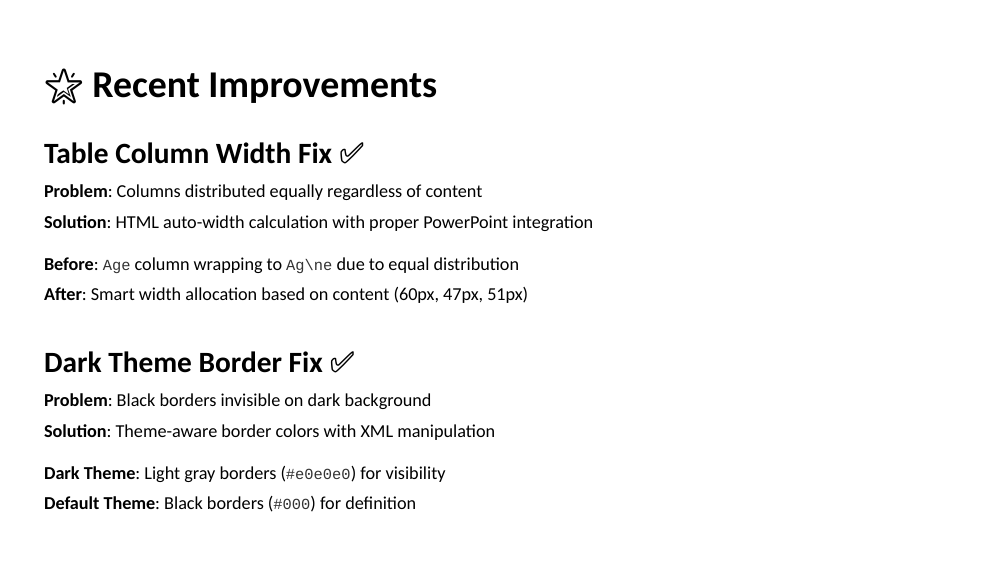
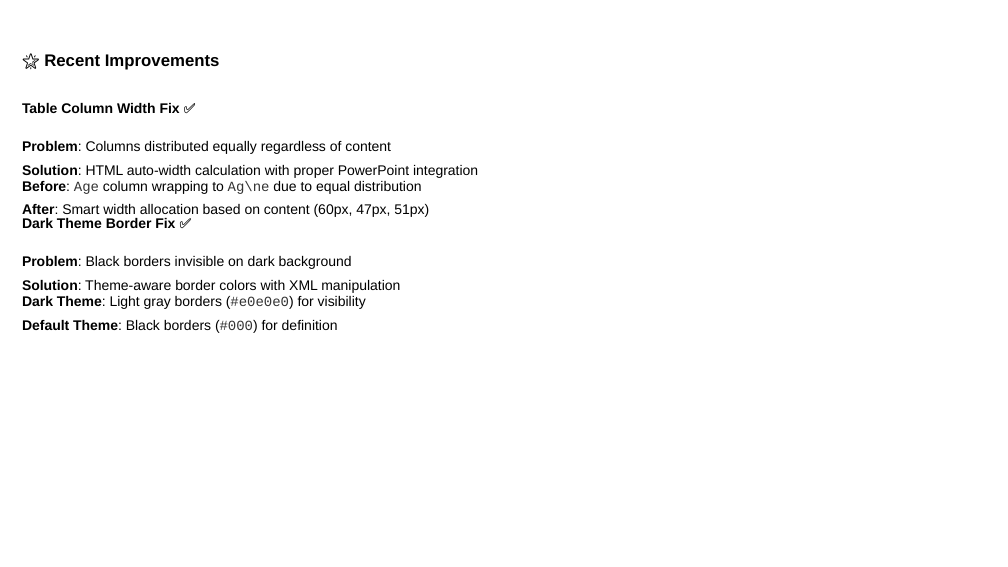
Before and after one commit to louisazhou/slidegenerator, a slide deck: slide 11 of output/comprehensive_demo_default.pptx (slide 17 before the commit). Drawn at 1008x567 pixels with LibreOffice and Linux fonts; fonts in the diff are those of the drawing. Boxes give left, top, right and bottom in pixels: in the first picture for what was removed or moved away, otherwise in the second. Text is boxed around its words. In the diff, an @@ line names an element or a change of style, - is before the commit and + after.

```diff
--- a/output/comprehensive_demo_default.pptx
+++ b/output/comprehensive_demo_default.pptx
@@ text "🌟 Recent Improvements": place and size @@
-text "🌟 Recent Improvements" at [92, 72, 437, 103]
+text "🌟 Recent Improvements" at [44, 54, 220, 70]
@@ text "🌟 Recent Improvements" at [44, 54, 220, 70]: size 27 to 12 pt, font Calibri to Arial; more space between paragraphs @@
@@ text "Table Column Width Fix ✅": place and size @@
-text "Table Column Width Fix ✅" at [44, 142, 332, 164]
+text "Table Column Width Fix ✅" at [22, 103, 180, 113]
@@ text "Table Column Width Fix ✅" at [22, 103, 180, 113]: size 21 to 10 pt, font Calibri to Arial; more space between paragraphs @@
@@ text "Problem: Columns distributed equally regardless ...": place and size @@
-text "Problem: Columns distributed equally regardless ..." at [44, 184, 593, 231]
+text "Problem: Columns distributed equally regardless ..." at [22, 141, 478, 178]
@@ text "Problem: Columns distributed equally regardless ..." at [22, 141, 478, 178]: size 13 to 10 pt, font Calibri to Arial @@
@@ text "Before: Age column wrapping to ...": place and size @@
-text "Before: Age column wrapping to ..." at [44, 257, 528, 303]
+text "Before: Age column wrapping to ..." at [22, 181, 429, 217]
@@ text "Before: Age column wrapping to ..." at [22, 181, 429, 217]: size 13 to 10 pt, font Calibri to Arial; size 11 to 10 pt in "Age Ag\ne" @@
@@ text "Dark Theme Border Fix ✅" at [22, 218, 175, 228]: size 21 to 10 pt, font Calibri to Arial; more space between paragraphs @@
@@ text "Dark Theme Border Fix ✅": place and size @@
-text "Dark Theme Border Fix ✅" at [44, 351, 323, 373]
+text "Dark Theme Border Fix ✅" at [22, 218, 175, 228]
@@ text "Problem: Black borders invisible on ..." at [22, 256, 400, 293]: size 13 to 10 pt, font Calibri to Arial @@
@@ text "Problem: Black borders invisible on ...": place and size @@
-text "Problem: Black borders invisible on ..." at [44, 393, 495, 440]
+text "Problem: Black borders invisible on ..." at [22, 256, 400, 293]
@@ text "Dark Theme: Light gray borders ...": place and size @@
-text "Dark Theme: Light gray borders ..." at [44, 466, 446, 509]
+text "Dark Theme: Light gray borders ..." at [22, 296, 366, 333]
@@ text "Dark Theme: Light gray borders ..." at [22, 296, 366, 333]: size 13 to 10 pt, font Calibri to Arial in "Dark Theme: Light gray borders (#e0e0e0) for ..."; size 11 to 10 pt in "(#e0e0e0) (#000)" @@
```
Also in this commit, not shown: 13 other slides changed, 7 slides added, 9 slides removed, 25 other files.
